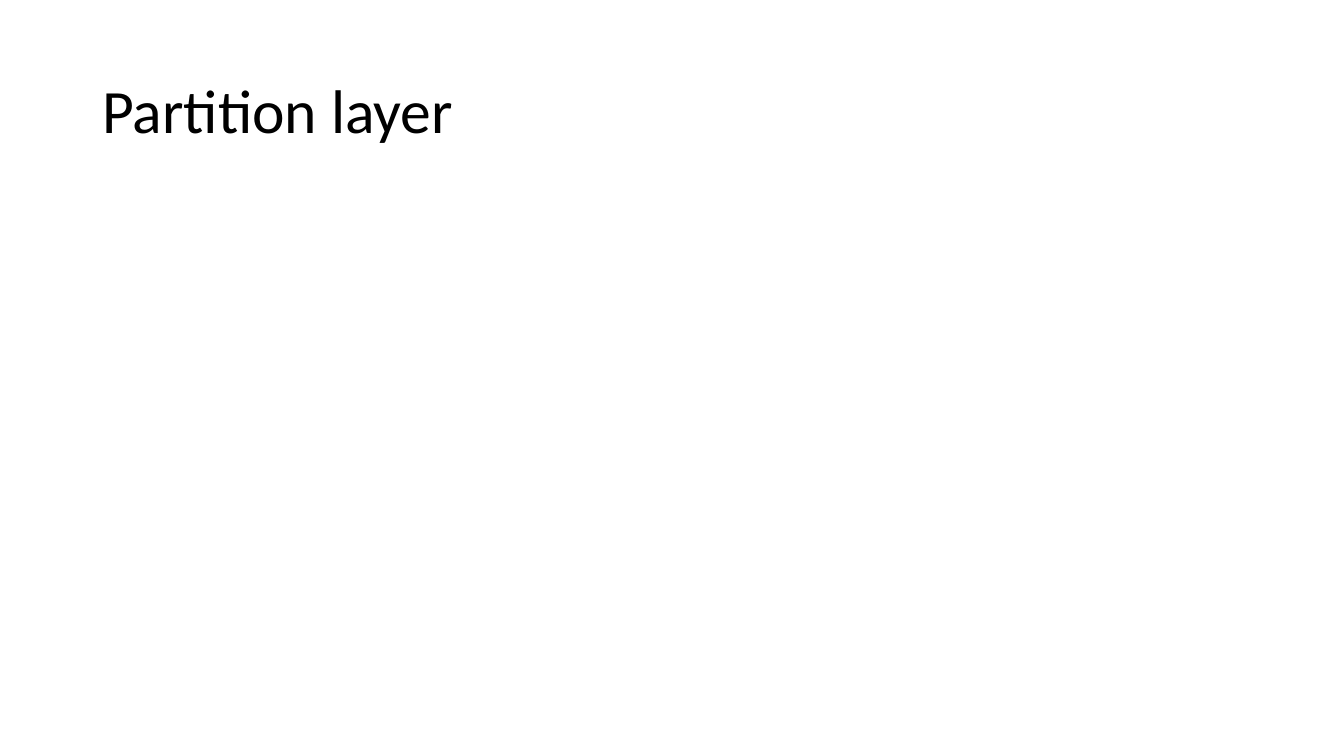
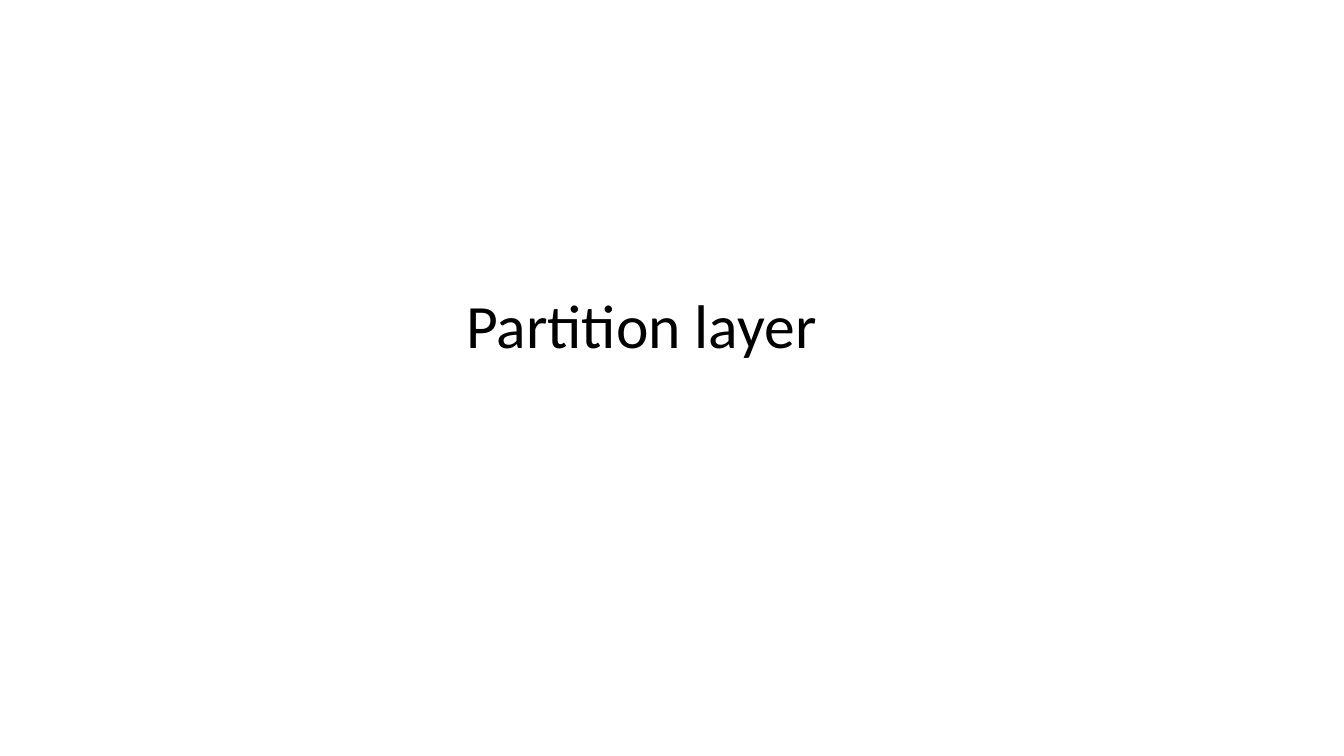
Before and after one commit to LoganZhao/Azure, a slide deck: slide 12 of WAS.pptx (slide 13 before the commit). Drawn at 1344x756 pixels with LibreOffice and Linux fonts; fonts in the diff are those of the drawing. Boxes give left, top, right and bottom in pixels: in the first picture for what was removed or moved away, otherwise in the second. Text is boxed around its words. In the diff, an @@ line names an element or a change of style, - is before the commit and + after.

```diff
--- a/WAS.pptx
+++ b/WAS.pptx
@@ title "Partition layer": place and size @@
-title "Partition layer" at [102, 90, 453, 143]
+title "Partition layer" at [466, 305, 817, 358]
```
Also in this commit, not shown: 9 other slides changed, 3 slides added.
